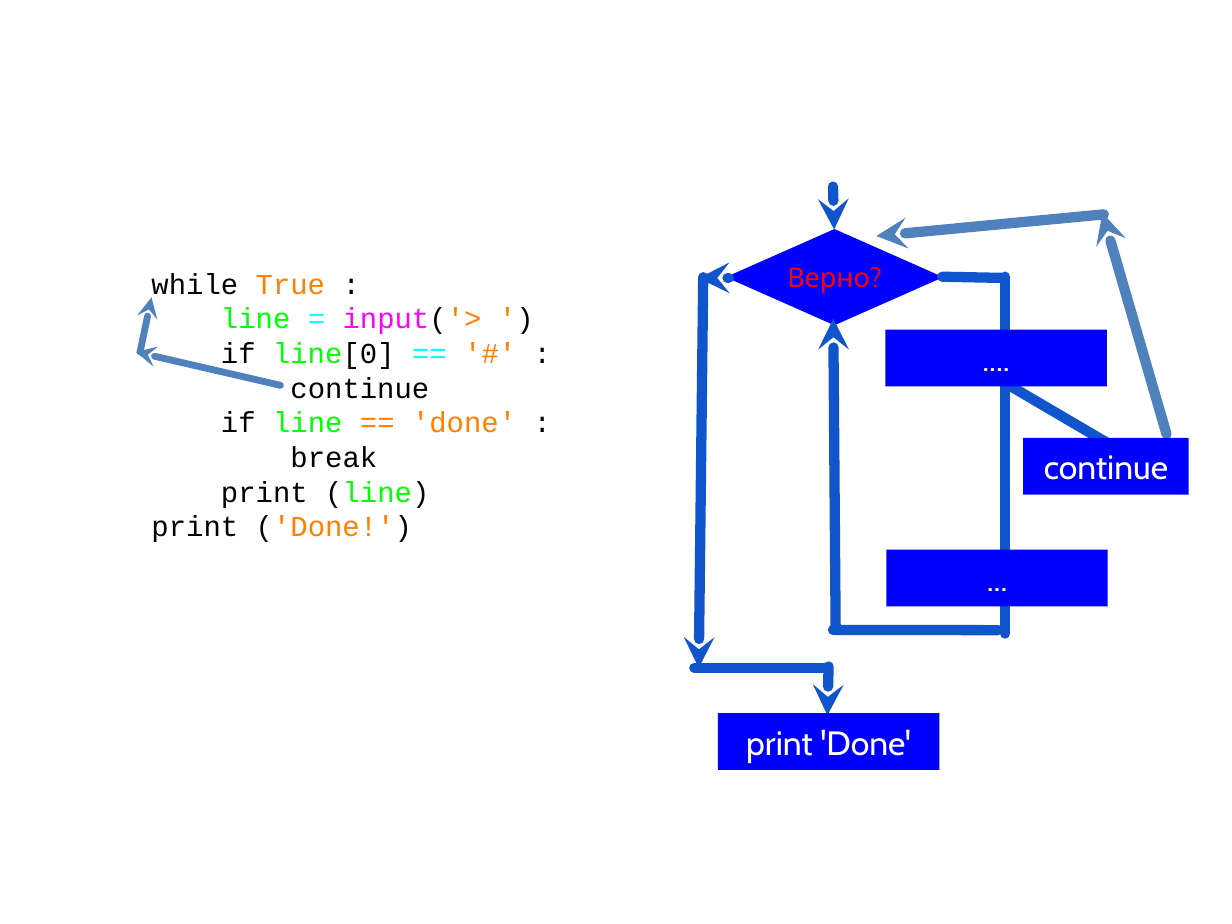
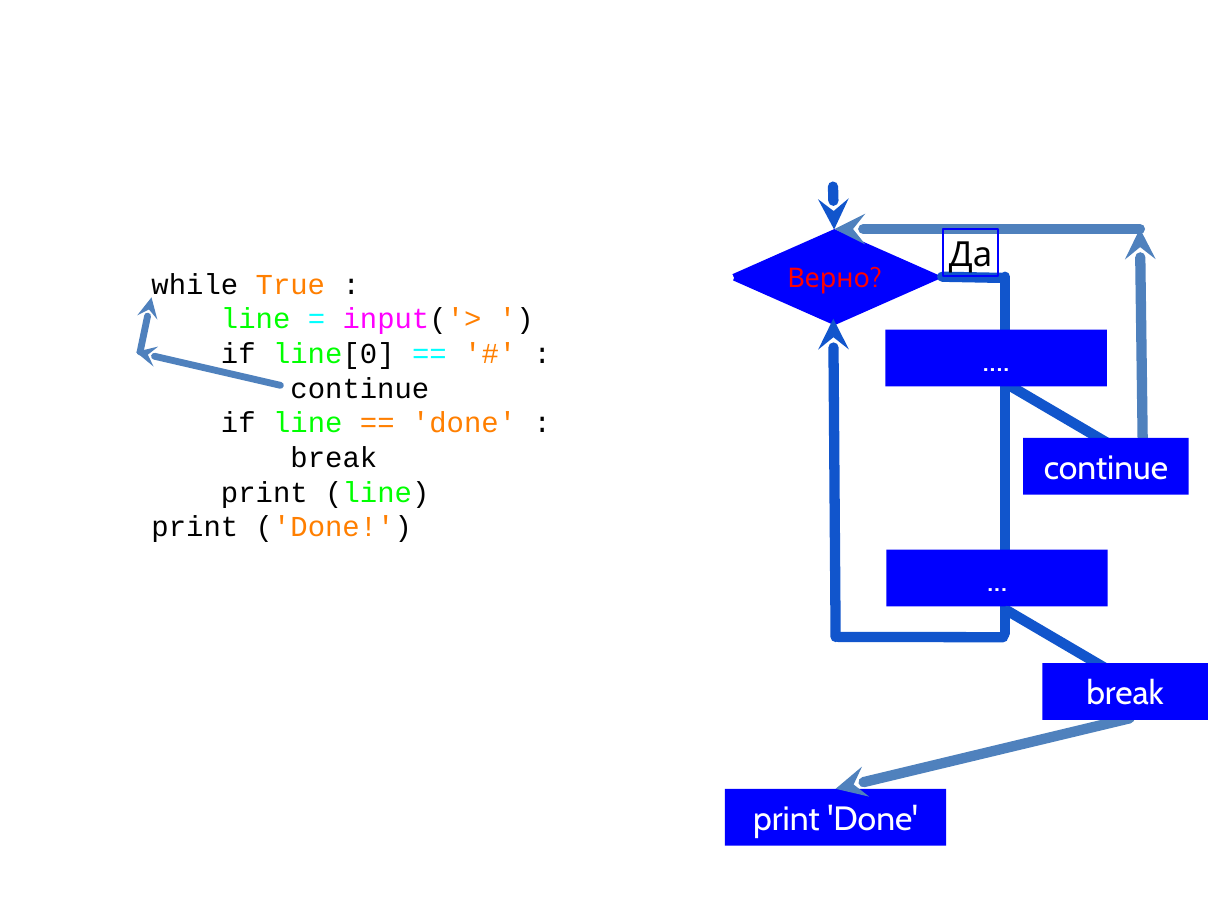
Before and after one commit to maxchv/LearnPython, a slide deck: slide 14 of week02/04.Loops.pptx (slide 13 before the commit). Drawn at 1232x924 pixels with LibreOffice and Linux fonts; fonts in the diff are those of the drawing. Boxes give left, top, right and bottom in pixels: in the first picture for what was removed or moved away, otherwise in the second. Text is boxed around its words. In the diff, an @@ line names an element or a change of style, - is before the commit and + after.

```diff
--- a/week02/04.Loops.pptx
+++ b/week02/04.Loops.pptx
@@ arrow moved from (876, 237) - (1104, 214) to (834, 229) - (1140, 229) @@
@@ rectangle added at bbox=[944, 229, 999, 276], outline #0000FF 0.75 pt, 20.2 pt, text #000000 @@
+Да
@@ arrow moved from (1103, 213) - (1167, 434) to (1140, 229) - (1143, 437) @@
@@ arrow (729, 278) - (699, 278): stroke #1155CC 6 pt to #FFFFFF 6 pt @@
@@ arrow (699, 668) - (703, 277): stroke #1155CC 6 pt to #FFFFFF 6 pt @@
@@ arrow moved from (835, 626) - (833, 319) to (835, 637) - (833, 319) @@
@@ line added from (1114, 673) to (1008, 611), #1155CC 6 pt @@
@@ line moved from (833, 630) - (998, 631) to (838, 637) - (1003, 637) @@
@@ line (695, 668) - (827, 668): stroke #1155CC 6 pt to #FFFFFF 6 pt @@
@@ arrow (828, 716) - (829, 667): stroke #1155CC 6 pt to #FFFFFF 6 pt @@
@@ rectangle added at bbox=[1042, 663, 1207, 719], fill #0000FF, 19.7 pt, text #FFFFFF @@
+break
@@ arrow added from (1130, 718) to (835, 788), #4F81BD 6 pt @@
@@ rectangle "print 'Done'": place and size @@
-rectangle "print 'Done'" at bbox=[718, 713, 940, 770]
+rectangle "print 'Done'" at bbox=[724, 788, 946, 845]
```
Also in this commit, not shown: 11 other slides changed, 8 slides added, 1 slide removed, 8 other files.
